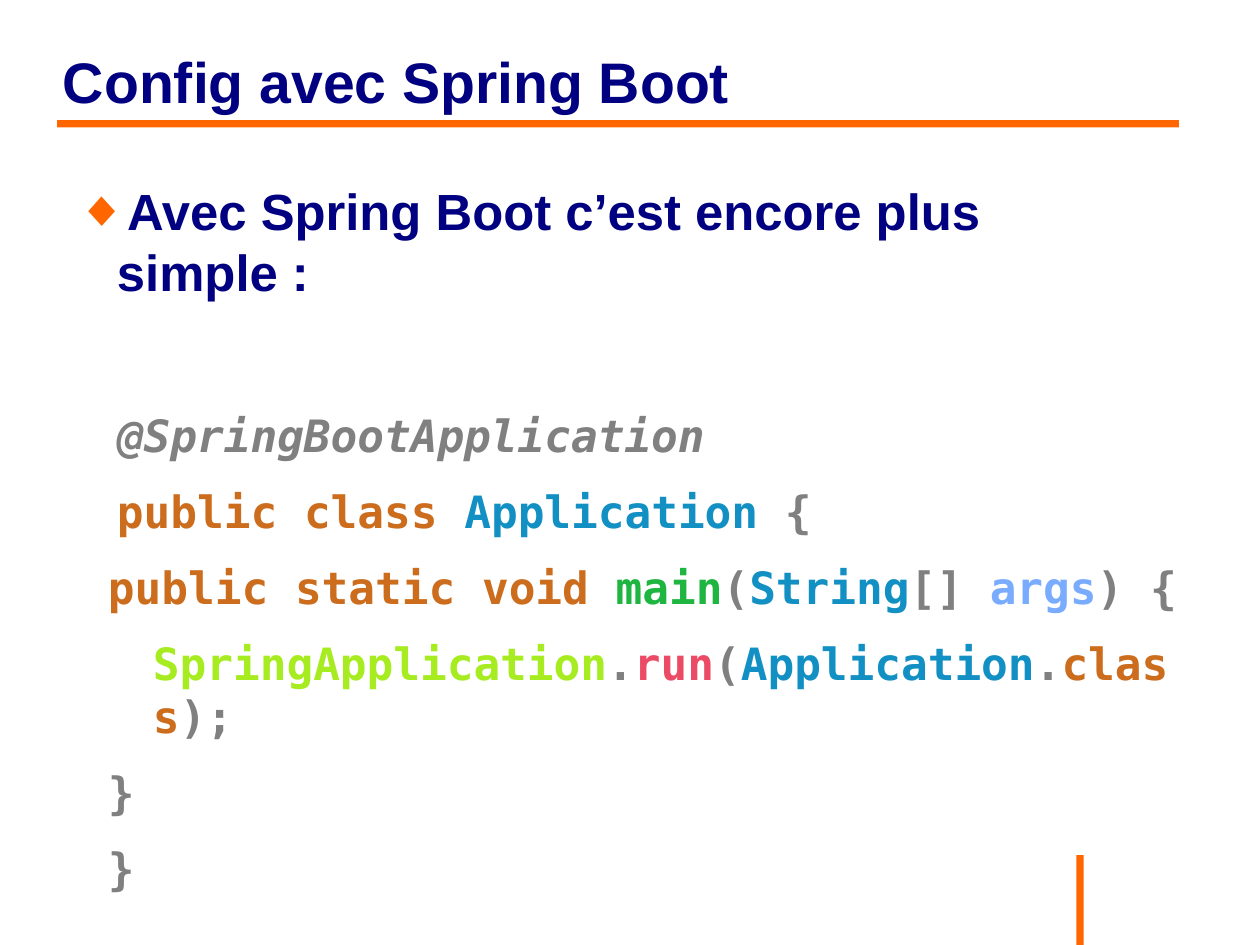
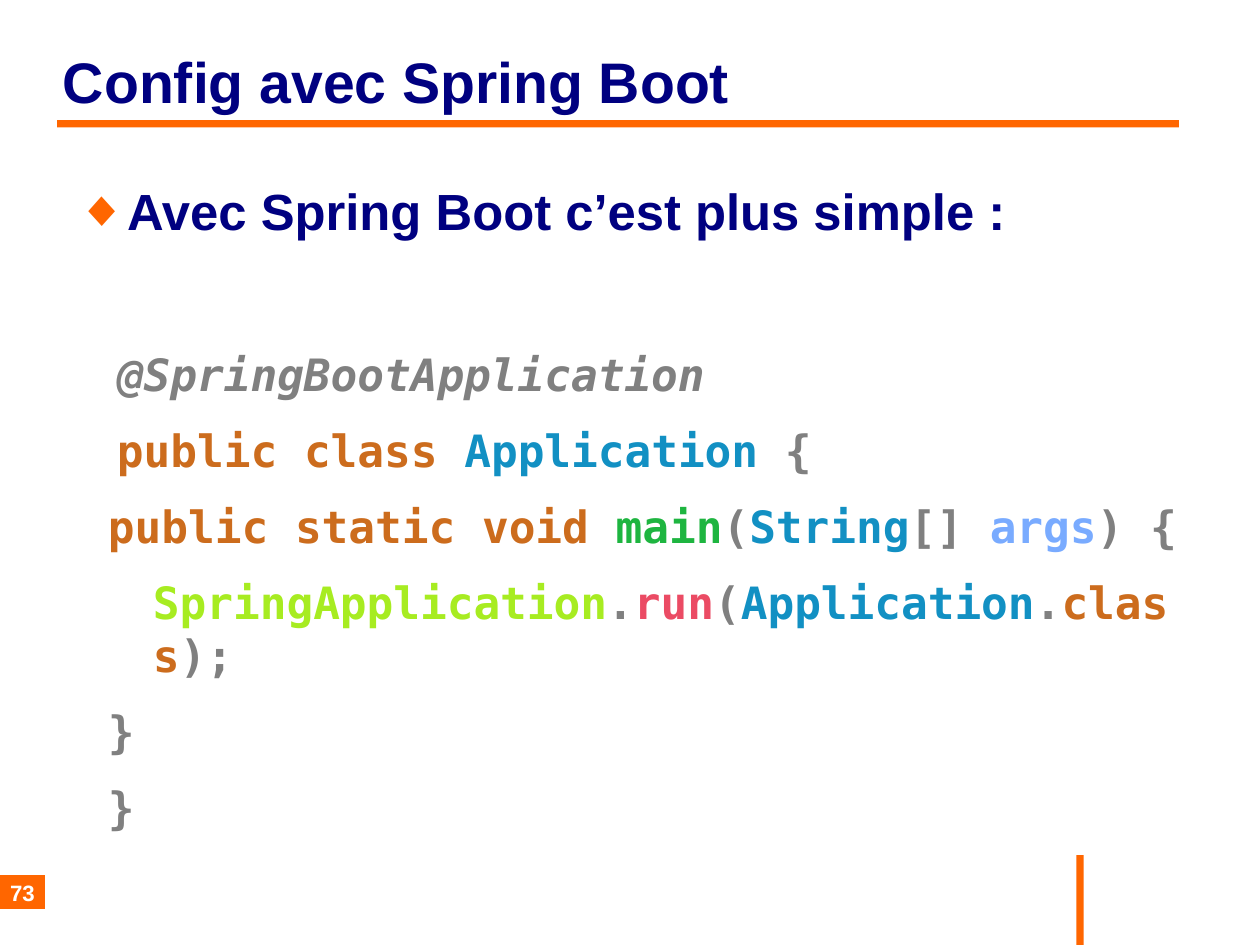
Before and after one commit to philphils/formation-spring, a slide deck: slide 73 of Documentation/diapo_formation_spring.odp. Drawn at 1260x945 pixels with LibreOffice and Linux fonts; fonts in the diff are those of the drawing; background and template pictures are left out. Boxes give left, top, right and bottom in pixels: in the first picture for what was removed or moved away, otherwise in the second. Text is boxed around its words. In the diff, an @@ line names an element or a change of style, - is before the commit and + after.

```diff
--- a/Documentation/diapo_formation_spring.odp
+++ b/Documentation/diapo_formation_spring.odp
@@ text at (127,193,974,241): text changed @@
-◆ Avec Spring Boot c’est encore plus simple :
+◆ Avec Spring Boot c’est plus simple :
@@ page number added at (0,876,45,910), fill #FF6600, 14 pt, text #FFFFFF, bold @@
+73
```
Also in this commit, not shown: 135 other slides changed.
